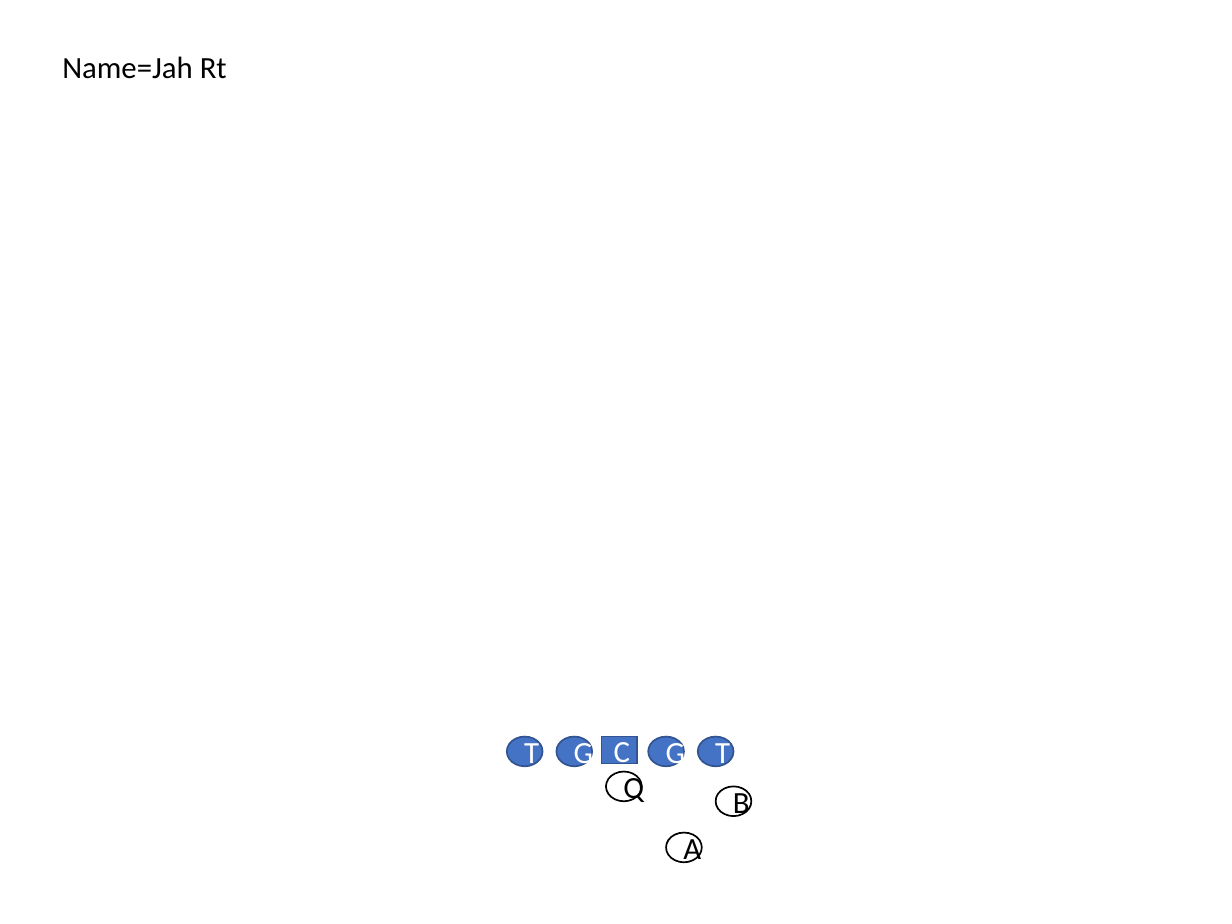
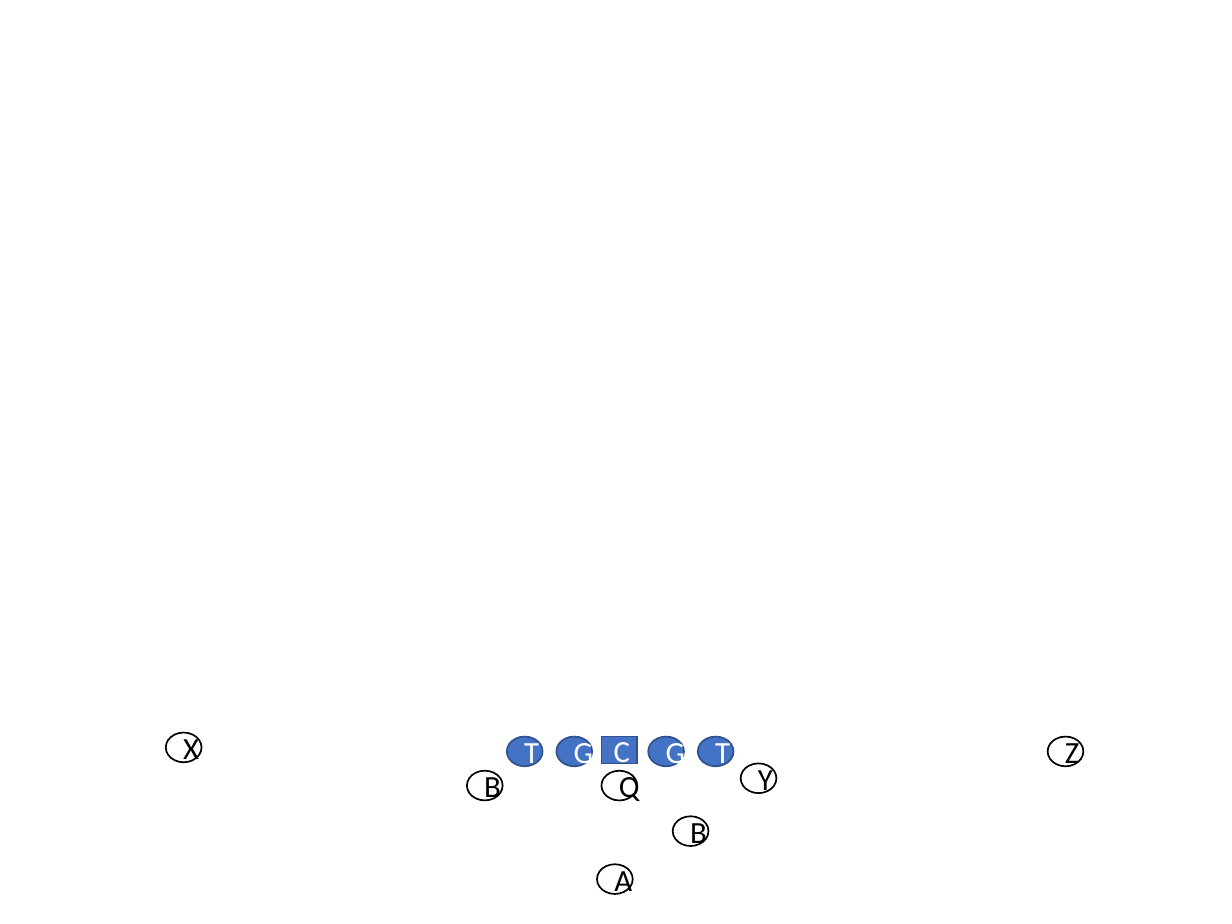
Before and after one commit to Aceplace/VBAScoutCard2, a slide deck: slide 1 of TemplateCreator.pptm (slide 6 before the commit). Drawn at 1232x924 pixels with LibreOffice and Linux fonts; fonts in the diff are those of the drawing. Boxes give left, top, right and bottom in pixels: in the first picture for what was removed or moved away, otherwise in the second. Text is boxed around its words. In the diff, an @@ line names an element or a change of style, - is before the commit and + after.

```diff
--- a/TemplateCreator.pptm
+++ b/TemplateCreator.pptm
@@ text removed at (x1=62, y1=56, x2=227, y2=79) @@
-Name=Jah Rt
@@ ellipse added at (x1=166, y1=733, x2=202, y2=763), fill #FFFFFF, outline #000000 1 pt, 18 pt, text #000000 @@
+X
@@ rectangle "C" at (x1=601, y1=737, x2=637, y2=764): outline #325491 1 pt to #2F528F 1 pt @@
@@ ellipse added at (x1=1047, y1=737, x2=1083, y2=766), fill #FFFFFF, outline #000000 1 pt, 18 pt, text #000000 @@
+Z
@@ ellipse added at (x1=467, y1=771, x2=503, y2=801), fill #FFFFFF, outline #000000 1 pt, 18 pt, text #000000 @@
+B
@@ ellipse "Q" moved from (x1=606, y1=771, x2=642, y2=801) to (x1=601, y1=771, x2=637, y2=801) @@
@@ ellipse added at (x1=740, y1=764, x2=776, y2=793), fill #FFFFFF, outline #000000 1 pt, 18 pt, text #000000 @@
+Y
@@ ellipse "B" moved from (x1=716, y1=786, x2=752, y2=816) to (x1=673, y1=817, x2=708, y2=846) @@
@@ ellipse "A" moved from (x1=667, y1=833, x2=702, y2=862) to (x1=598, y1=864, x2=633, y2=893) @@
```
Also in this commit, not shown: 150 slides added, 4 slides removed, 5 other files.
